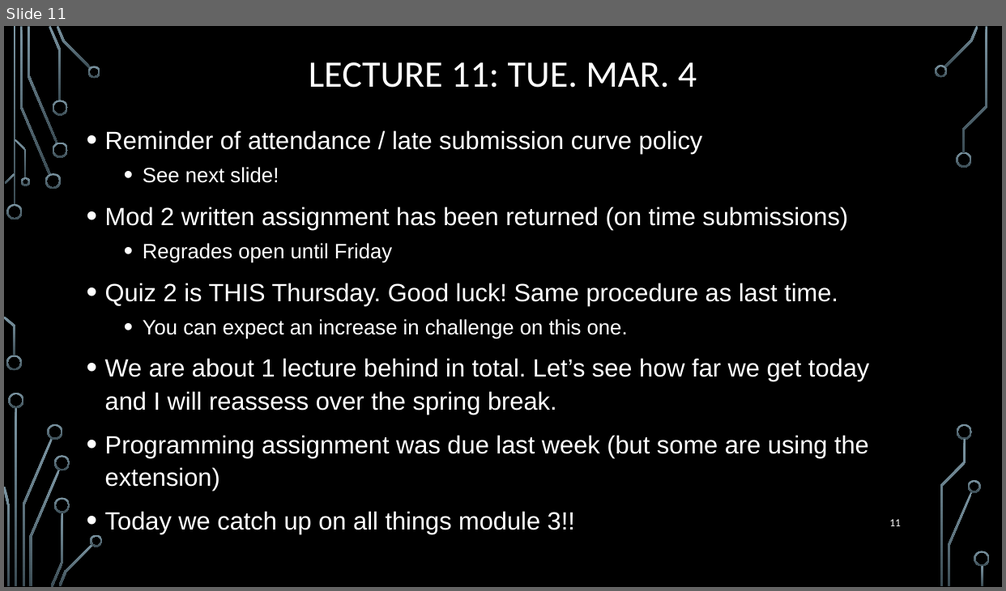
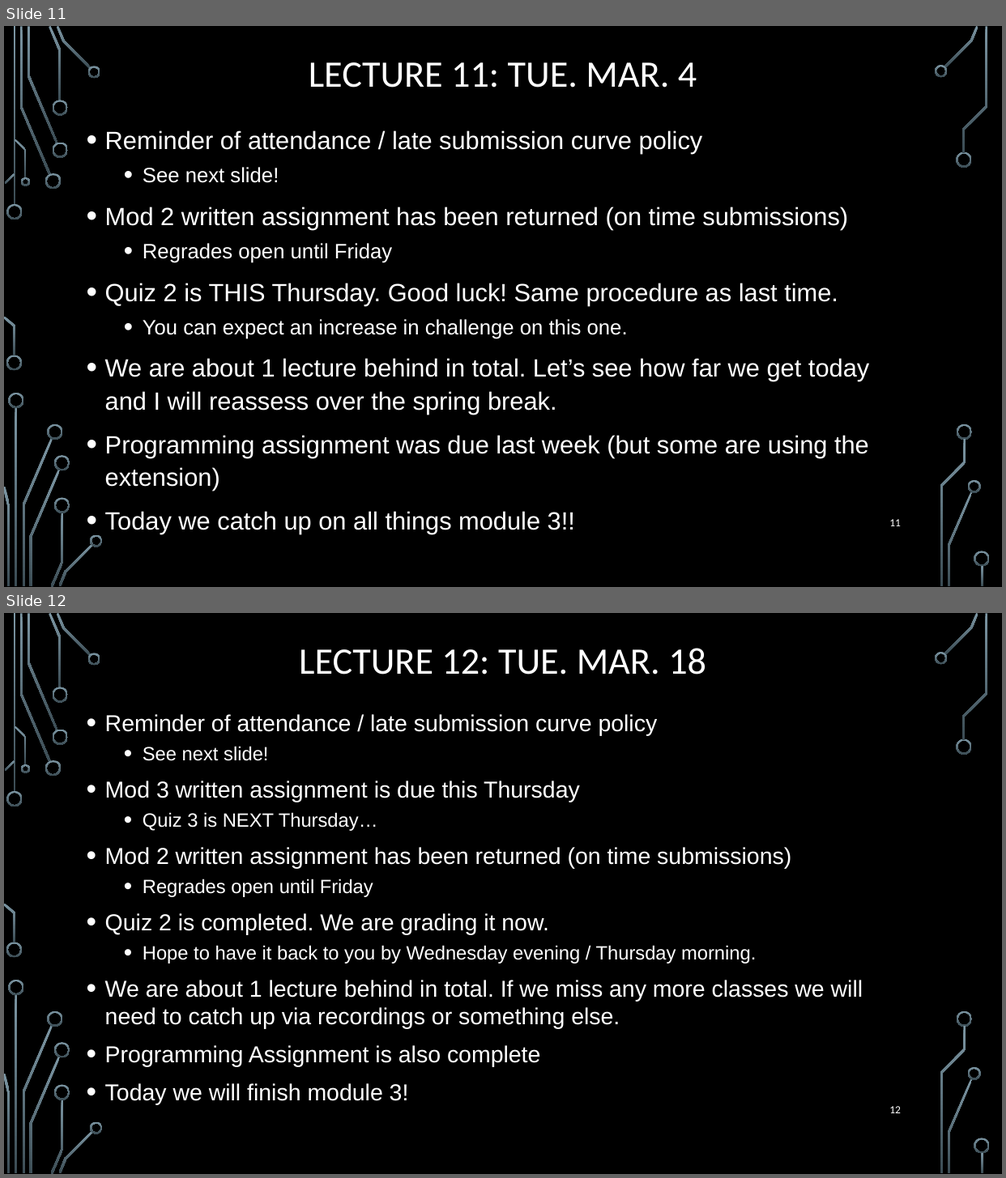
Before and after one commit to markfloryan/dmt2, a slide deck: slides/00-DailyAnnouncements.pptx. Shown one above the other, each under a label of ours: slide 11 before the commit, slides 11 and 12 after it. The pictures are 1006x591 and 1006x1178 pixels, drawn with LibreOffice and Linux fonts; fonts in the diff are those of the drawing; background and template pictures are left out. Boxes give left, top, right and bottom in pixels: in the first picture for what was removed or moved away, otherwise in the second. Text is boxed around its words. In the diff, an @@ line names an element or a change of style, - is before the commit and + after.

```diff
--- a/slides/00-DailyAnnouncements.pptx
+++ b/slides/00-DailyAnnouncements.pptx
@@ slide 12 added at box(4, 613, 1002, 1174), background picture (left out); not listed: 36 template elements that a slide beside it also shows @@
@@ title added at box(299, 648, 706, 675), 36 pt, text #FFFFFF @@
+LECTURE 12: TUE. MAR. 18
@@ text added at box(105, 714, 863, 1105), 22.2 pt, text #FFFFFF @@
+• Reminder of attendance / late submission curve policy
+  • See next slide!
+• Mod 3 written assignment is due this Thursday
+  • Quiz 3 is NEXT Thursday…
+• Mod 2 written assignment has been returned (on time submissions)
+  • Regrades open until Friday
+• Quiz 2 is completed. We are grading it now.
+  • Hope to have it back to you by Wednesday evening / Thursday morning.
+• We are about 1 lecture behind in total. If we miss any more classes we will need to catch up via recordings or something else.
+• Programming Assignment is also complete
+• Today we will finish module 3!
@@ page number added at box(889, 1106, 901, 1114), 10.5 pt, text #FFFFFF @@
+12
```
Also in this commit, not shown: 1 slide changed, 2 other files.
